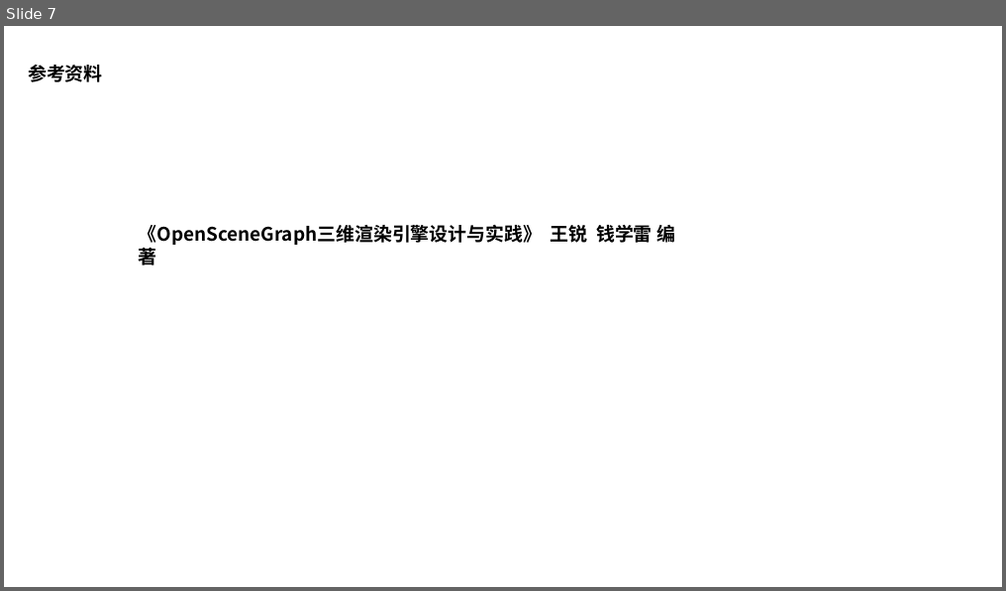
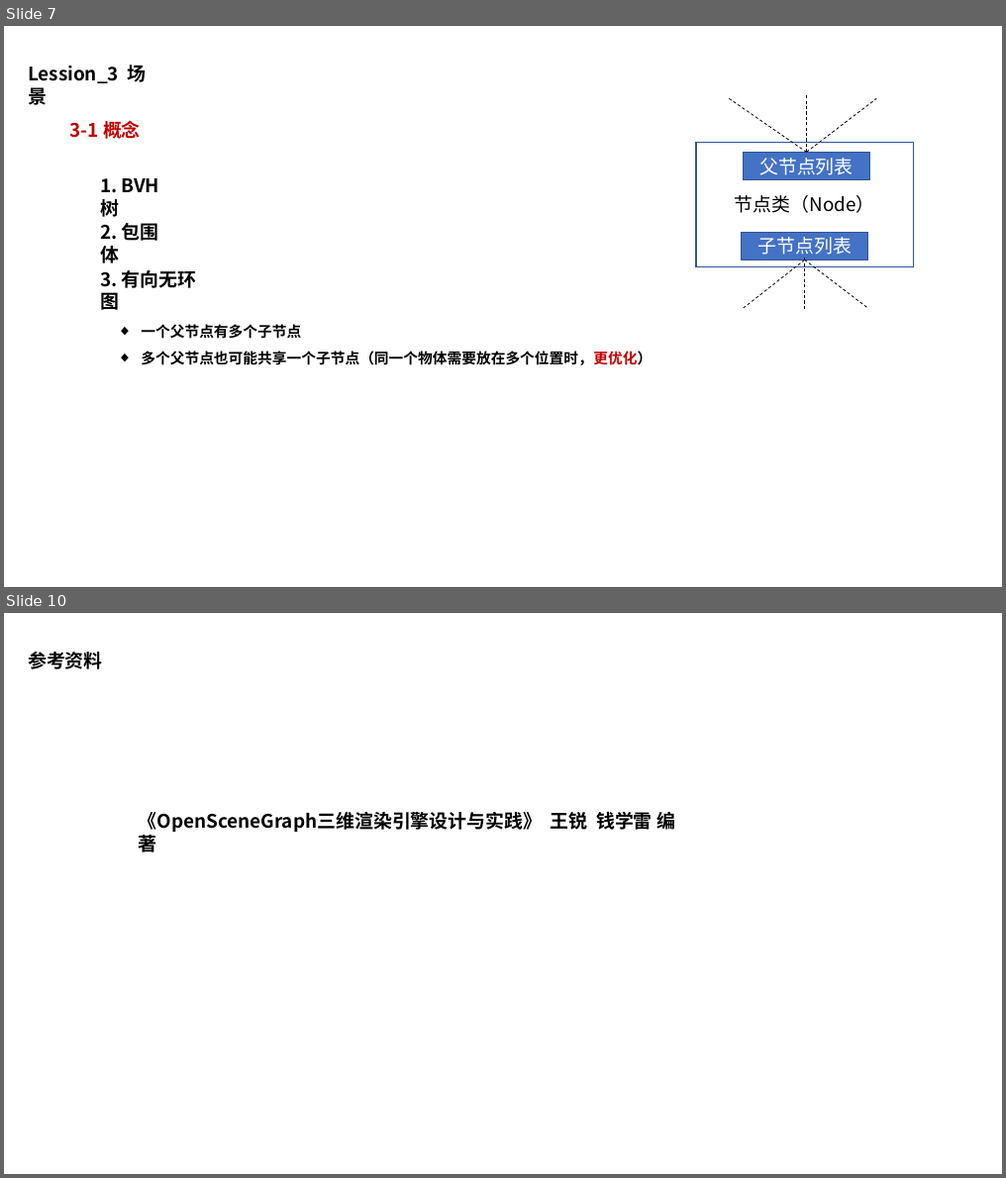
Before and after one commit to pczpcz/OSGLearning, a slide deck: note/note.pptx. Shown one above the other, each under a label of ours: slide 7 before the commit, slides 7 and 10 after it; the slides between them are not shown. The pictures are 1006x591 and 1006x1178 pixels, drawn with LibreOffice and Linux fonts; fonts in the diff are those of the drawing. Boxes give left, top, right and bottom in pixels: in the first picture for what was removed or moved away, otherwise in the second. Text is boxed around its words. In the diff, an @@ line names an element or a change of style, - is before the commit and + after.

Commit message:
Lession_3: 场景组织结构--笔记

```diff
--- a/note/note.pptx
+++ b/note/note.pptx
@@ slide 7 added at [4, 26, 1002, 587], background #FFFFFF @@
@@ text added at [28, 65, 147, 105], 18 pt, text #000000, bold @@
+Lession_3 场景
@@ line added from (807, 153) to (730, 98), #000000 0.75 pt dashed @@
@@ line added from (807, 153) to (807, 93), #000000 0.75 pt dashed @@
@@ line added from (807, 153) to (877, 98), #000000 0.75 pt dashed @@
@@ text added at [69, 121, 141, 139], 18 pt, text #C00000, bold @@
+3-1 概念
@@ rectangle added at [696, 142, 914, 268], fill #FFFFFF, outline #325491 1 pt, 18 pt, text #000000 @@
+节点类（Node）
@@ rectangle added at [743, 153, 870, 180], fill #4472C4, outline #325491 1 pt, 18 pt, text #FFFFFF @@
+父节点列表
@@ text added at [100, 178, 117, 193], 18 pt, text #000000, bold @@
+1. BVH树
@@ text added at [100, 223, 159, 264], 18 pt, text #000000, bold @@
+2. 包围体
@@ rectangle added at [742, 232, 868, 260], fill #4472C4, outline #325491 1 pt, 18 pt, text #FFFFFF @@
+子节点列表
@@ line added from (805, 261) to (743, 308), #000000 0.75 pt dashed @@
@@ line added from (805, 258) to (805, 310), #000000 0.75 pt dashed @@
@@ line added from (805, 261) to (868, 308), #000000 0.75 pt dashed @@
@@ text added at [100, 271, 197, 314], 18 pt, text #000000, bold @@
+3. 有向无环图
@@ text added at [141, 324, 651, 366], 14 pt, text #000000, bold @@
+◆ 一个父节点有多个子节点
+◆ 多个父节点也可能共享一个子节点（同一个物体需要放在多个位置时，更优化）
@@ what was slide 7 is now slide 10 @@
```
Also in this commit, not shown: 5 slides changed, 2 other slides added.
